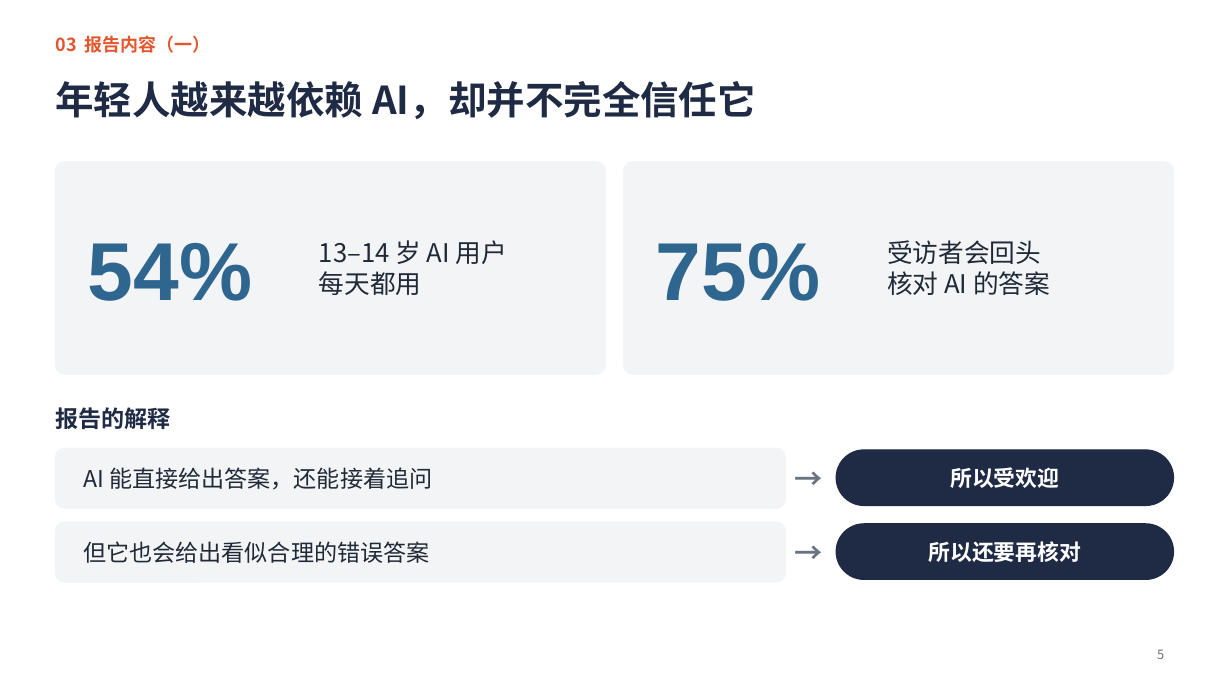
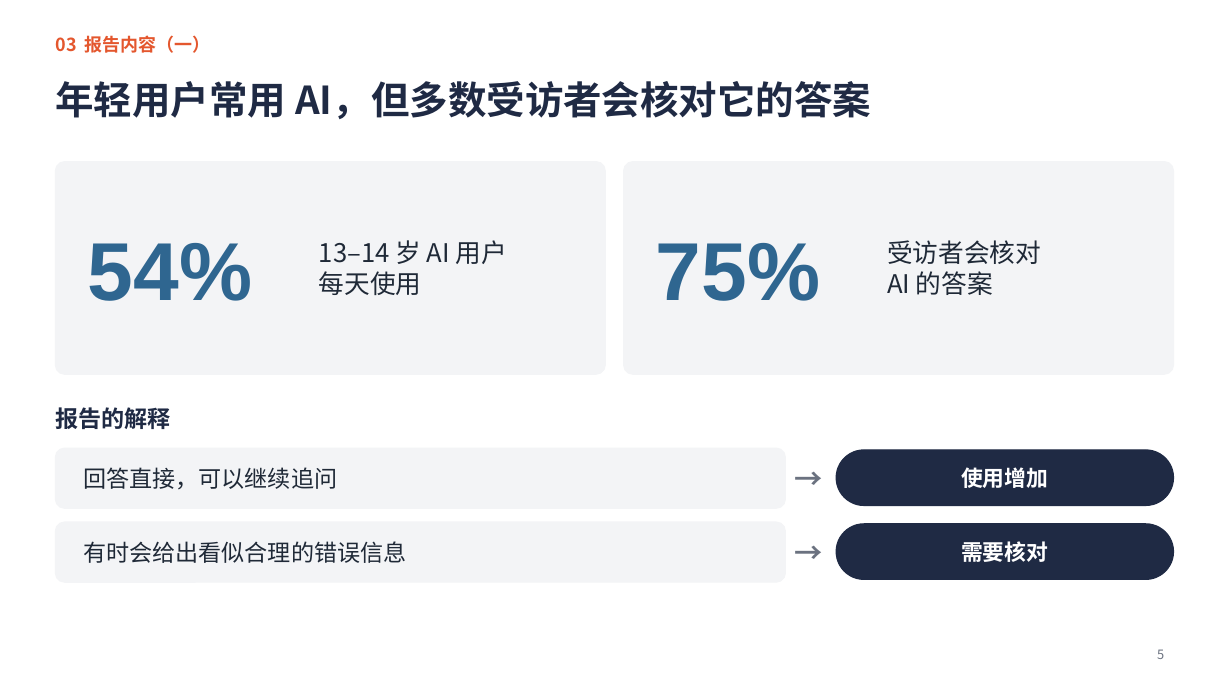
Before and after one commit to jayleo113/ppt, a slide deck: slide 5 of Gracenote报告解读_课堂汇报.pptx. Drawn at 1232x693 pixels with LibreOffice and Linux fonts; fonts in the diff are those of the drawing. Boxes give left, top, right and bottom in pixels: in the first picture for what was removed or moved away, otherwise in the second. Text is boxed around its words. In the diff, an @@ line names an element or a change of style, - is before the commit and + after.

```diff
--- a/Gracenote报告解读_课堂汇报.pptx
+++ b/Gracenote报告解读_课堂汇报.pptx
@@ title at box(55, 81, 871, 119): text changed @@
-年轻人越来越依赖 AI，却并不完全信任它
+年轻用户常用 AI，但多数受访者会核对它的答案
@@ text at box(887, 240, 1041, 295): text changed @@
-受访者会回头
-核对 AI 的答案
+受访者会核对
+AI 的答案
@@ text at box(319, 271, 422, 295): text changed @@
-每天都用
+每天使用
@@ text at box(83, 467, 337, 490): text changed @@
-AI 能直接给出答案，还能接着追问
+回答直接，可以继续追问
@@ text at box(961, 467, 1048, 488): text changed @@
-所以受欢迎
+使用增加
@@ text at box(83, 541, 406, 563): text changed @@
-但它也会给出看似合理的错误答案
+有时会给出看似合理的错误信息
@@ text at box(961, 541, 1048, 562): text changed @@
-所以还要再核对
+需要核对
```
Also in this commit, not shown: 13 other slides changed, 4 other files.
